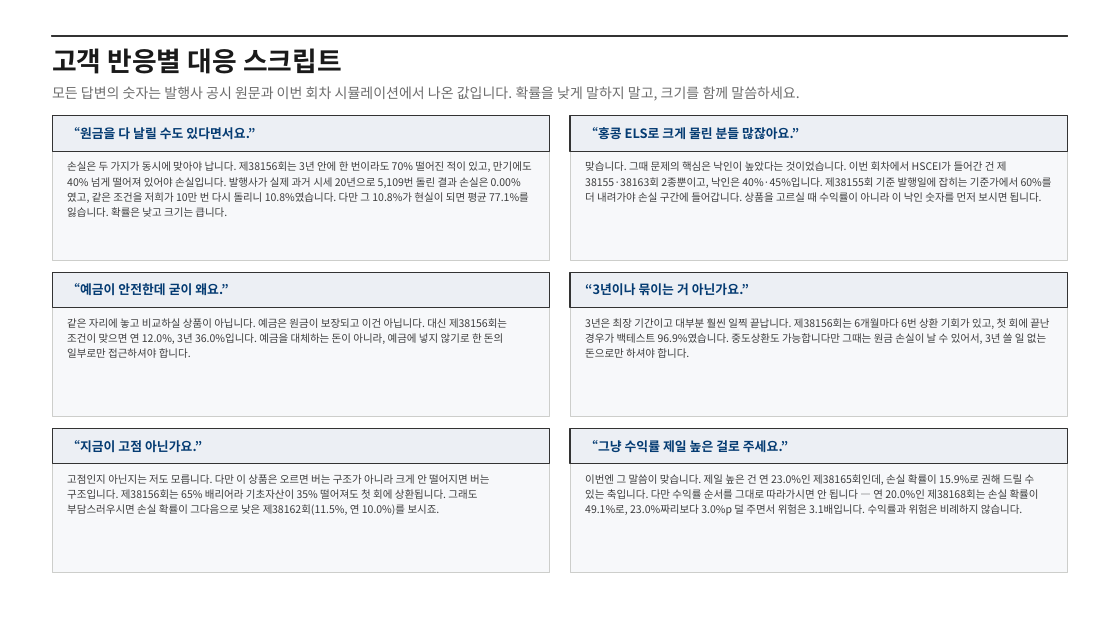
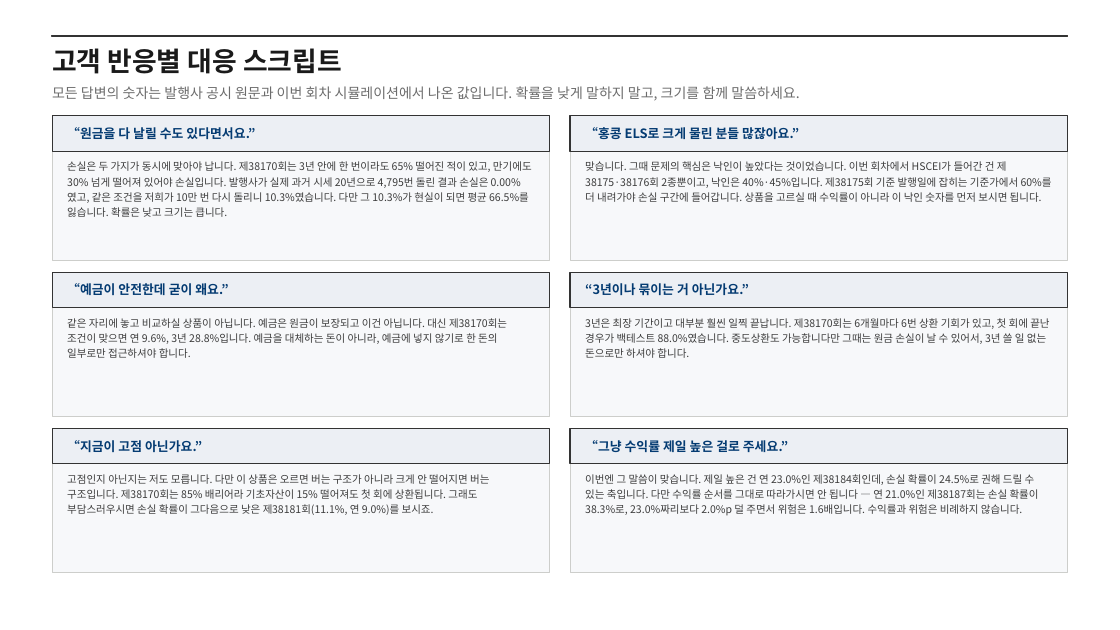
Before and after one commit to hanaroline/work_1, a slide deck: slide 7 of els-sales-deck.pptx. Drawn at 1120x630 pixels with LibreOffice and Linux fonts; fonts in the diff are those of the drawing. Boxes give left, top, right and bottom in pixels: in the first picture for what was removed or moved away, otherwise in the second. Text is boxed around its words. In the diff, an @@ line names an element or a change of style, - is before the commit and + after.

```diff
--- a/els-sales-deck.pptx
+++ b/els-sales-deck.pptx
@@ text at (67,161,532,217): text changed @@
-손실은 두 가지가 동시에 맞아야 납니다. 제38156회는 3년 안에 한 번이라도 70% 떨어진 적이 있고, 만기에도 40% 넘게 떨어져 있어야 손실입니다. 발행사가 실제 과거 시세 20년으로 5,109번 돌린 결과 손실은 0.00%였고, 같은 조건을 저희가 10만 번 다시 돌리니 10.8%였습니다. 다만 그 10.8%가 현실이 되면 평균 77.1%를 잃습니다. 확률은 낮고 크기는 큽니다.
+손실은 두 가지가 동시에 맞아야 납니다. 제38170회는 3년 안에 한 번이라도 65% 떨어진 적이 있고, 만기에도 30% 넘게 떨어져 있어야 손실입니다. 발행사가 실제 과거 시세 20년으로 4,795번 돌린 결과 손실은 0.00%였고, 같은 조건을 저희가 10만 번 다시 돌리니 10.3%였습니다. 다만 그 10.3%가 현실이 되면 평균 66.5%를 잃습니다. 확률은 낮고 크기는 큽니다.
@@ text at (585,161,1052,202): text changed @@
-맞습니다. 그때 문제의 핵심은 낙인이 높았다는 것이었습니다. 이번 회차에서 HSCEI가 들어간 건 제38155·38163회 2종뿐이고, 낙인은 40%·45%입니다. 제38155회 기준 발행일에 잡히는 기준가에서 60%를 더 내려가야 손실 구간에 들어갑니다. 상품을 고르실 때 수익률이 아니라 이 낙인 숫자를 먼저 보시면 됩니다.
+맞습니다. 그때 문제의 핵심은 낙인이 높았다는 것이었습니다. 이번 회차에서 HSCEI가 들어간 건 제38175·38176회 2종뿐이고, 낙인은 40%·45%입니다. 제38175회 기준 발행일에 잡히는 기준가에서 60%를 더 내려가야 손실 구간에 들어갑니다. 상품을 고르실 때 수익률이 아니라 이 낙인 숫자를 먼저 보시면 됩니다.
@@ text at (67,318,507,358): text changed @@
-같은 자리에 놓고 비교하실 상품이 아닙니다. 예금은 원금이 보장되고 이건 아닙니다. 대신 제38156회는 조건이 맞으면 연 12.0%, 3년 36.0%입니다. 예금을 대체하는 돈이 아니라, 예금에 넣지 않기로 한 돈의 일부로만 접근하셔야 합니다.
+같은 자리에 놓고 비교하실 상품이 아닙니다. 예금은 원금이 보장되고 이건 아닙니다. 대신 제38170회는 조건이 맞으면 연 9.6%, 3년 28.8%입니다. 예금을 대체하는 돈이 아니라, 예금에 넣지 않기로 한 돈의 일부로만 접근하셔야 합니다.
@@ text at (585,318,1049,358): text changed @@
-3년은 최장 기간이고 대부분 훨씬 일찍 끝납니다. 제38156회는 6개월마다 6번 상환 기회가 있고, 첫 회에 끝난 경우가 백테스트 96.9%였습니다. 중도상환도 가능합니다만 그때는 원금 손실이 날 수 있어서, 3년 쓸 일 없는 돈으로만 하셔야 합니다.
+3년은 최장 기간이고 대부분 훨씬 일찍 끝납니다. 제38170회는 6개월마다 6번 상환 기회가 있고, 첫 회에 끝난 경우가 백테스트 88.0%였습니다. 중도상환도 가능합니다만 그때는 원금 손실이 날 수 있어서, 3년 쓸 일 없는 돈으로만 하셔야 합니다.
@@ text at (67,474,489,515): text changed @@
-고점인지 아닌지는 저도 모릅니다. 다만 이 상품은 오르면 버는 구조가 아니라 크게 안 떨어지면 버는 구조입니다. 제38156회는 65% 배리어라 기초자산이 35% 떨어져도 첫 회에 상환됩니다. 그래도 부담스러우시면 손실 확률이 그다음으로 낮은 제38162회(11.5%, 연 10.0%)를 보시죠.
+고점인지 아닌지는 저도 모릅니다. 다만 이 상품은 오르면 버는 구조가 아니라 크게 안 떨어지면 버는 구조입니다. 제38170회는 85% 배리어라 기초자산이 15% 떨어져도 첫 회에 상환됩니다. 그래도 부담스러우시면 손실 확률이 그다음으로 낮은 제38181회(11.1%, 연 9.0%)를 보시죠.
@@ text at (585,474,1039,516): text changed @@
-이번엔 그 말씀이 맞습니다. 제일 높은 건 연 23.0%인 제38165회인데, 손실 확률이 15.9%로 권해 드릴 수 있는 축입니다. 다만 수익률 순서를 그대로 따라가시면 안 됩니다 — 연 20.0%인 제38168회는 손실 확률이 49.1%로, 23.0%짜리보다 3.0%p 덜 주면서 위험은 3.1배입니다. 수익률과 위험은 비례하지 않습니다.
+이번엔 그 말씀이 맞습니다. 제일 높은 건 연 23.0%인 제38184회인데, 손실 확률이 24.5%로 권해 드릴 수 있는 축입니다. 다만 수익률 순서를 그대로 따라가시면 안 됩니다 — 연 21.0%인 제38187회는 손실 확률이 38.3%로, 23.0%짜리보다 2.0%p 덜 주면서 위험은 1.6배입니다. 수익률과 위험은 비례하지 않습니다.
```
Also in this commit, not shown: 7 other slides changed, 14 other files.
